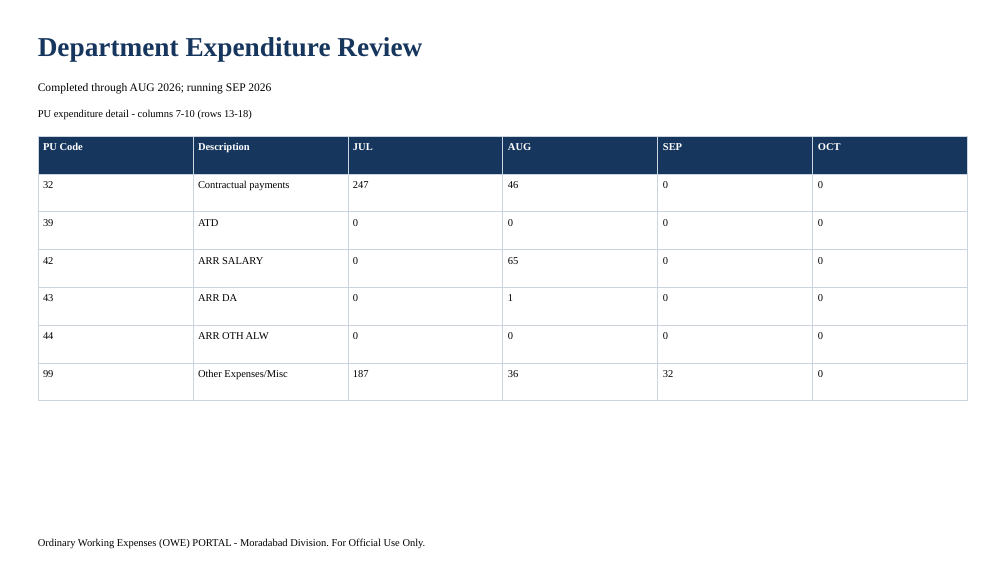
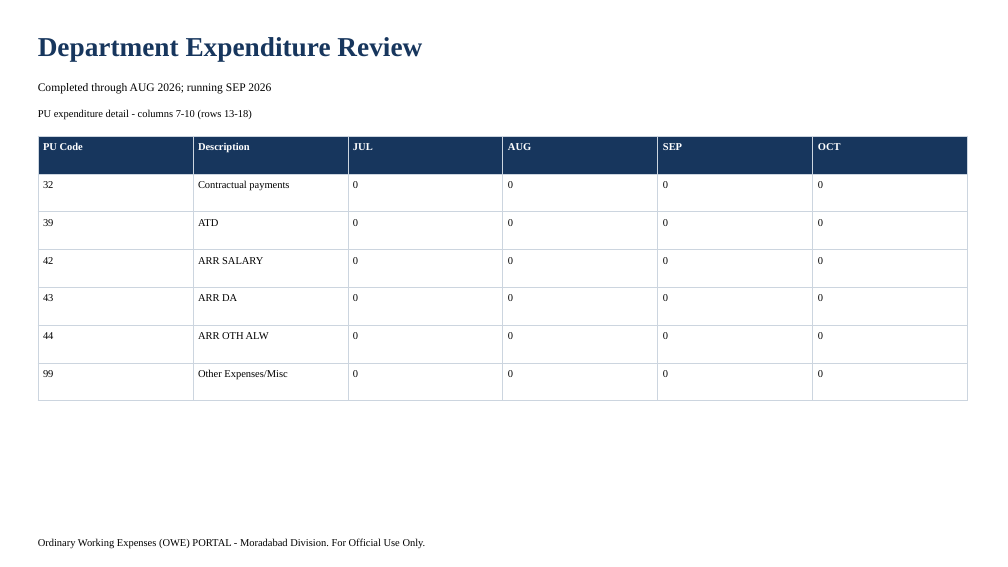
Before and after one commit to girishtiwari007/MBRLR, a slide deck: slide 10 of .export-validation/display/display.pptx. Drawn at 1008x567 pixels with LibreOffice and Linux fonts; fonts in the diff are those of the drawing. Boxes give left, top, right and bottom in pixels: in the first picture for what was removed or moved away, otherwise in the second. Text is boxed around its words. In the diff, an @@ line names an element or a change of style, - is before the commit and + after.

```diff
--- a/.export-validation/display/display.pptx
+++ b/.export-validation/display/display.pptx
@@ table at bbox=[38, 136, 968, 384] @@
-row 2, column 3: 247
+row 2, column 3: 0
-row 2, column 4: 46
+row 2, column 4: 0
-row 4, column 4: 65
+row 4, column 4: 0
-row 5, column 4: 1
+row 5, column 4: 0
-row 7: 99 | Other Expenses/Misc | 187 | 36 | 32 | 0
+row 7: 99 | Other Expenses/Misc | 0 | 0 | 0 | 0
```
Also in this commit, not shown: 7 other slides changed, 33 other files.
